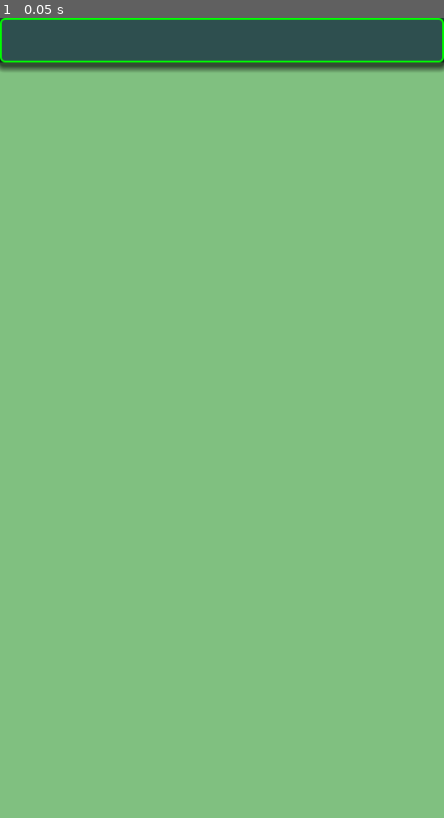
Above: before the commit, frame 1.
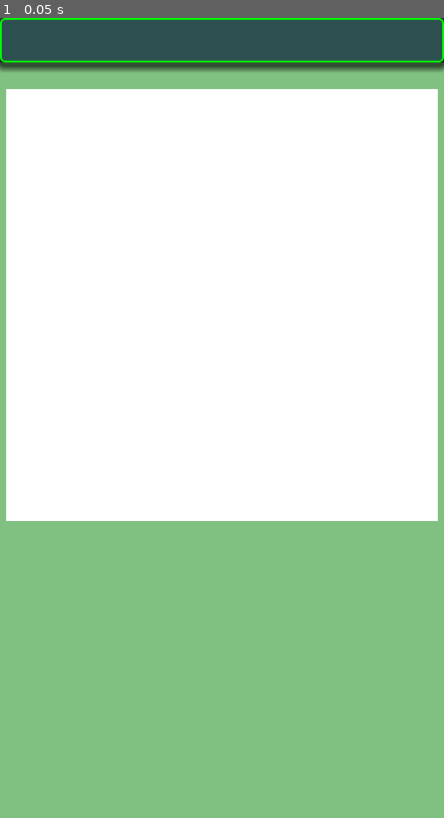
Above: after the commit, the same moment.

Repository: vivisuke/GD4KillerSudoku6
Game: Godot game, scene res://main_scene.tscn
Same seed, same stepped clock (60 frames per second), same inputs: the game is played once before the commit and once after it.
Inputs:
- Up to frame 1 (0.05 s): no input

The runs differ from the first frame. In frame 1, 53% of the frame differs, in the area x 1-99%, y 8-63%.

Commit message:
0004 ◎ C 04/03 04/03 0.001│ToDo│盤面用 ColorRect 設置

Diff:
--- a/GD4KillerSudoku6/main_scene.tscn
+++ b/GD4KillerSudoku6/main_scene.tscn
@@ -14,3 +14,9 @@
 offset_bottom = 50.0
 color = Color(0.180392, 0.309804, 0.309804, 1)
 script = ExtResource("1_ltfgv")
+
+[node name="Board" type="ColorRect" parent="."]
+offset_left = 7.0
+offset_top = 80.0
+offset_right = 493.0
+offset_bottom = 566.0
Not shown, changed: GD4KillerSudoku6.spr
